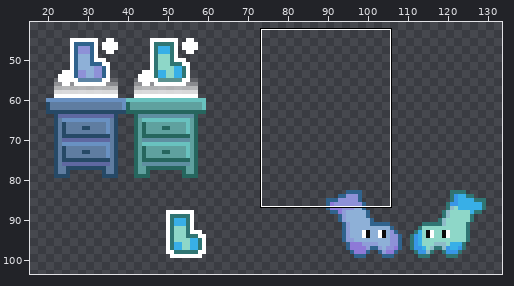
Two states of a pixel-art file, sprites/objects.aseprite. Above: a wide view before the commit, with the close-up outlined.
Close-up. The starting point:
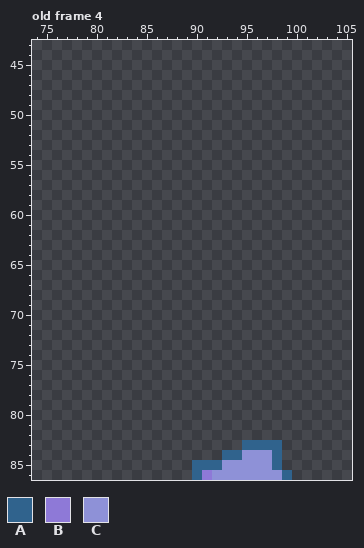
320x240 pixels, 4 frames. Shown: old frame 4: x 74..105, y 43..86. The wide view leaves out empty margins. The commit also changed other frames or places, which this record leaves out.
Visible layers, top first: "Layer 2", "Layer 3", "Layer 1".
Palette (. is transparent): A #30638d  B #8e79d7  C #8e91d7
Pixels before, old frame 4, first column x 90:
83 .....AAAA.
84 ...AACCCA.
85 AAACCCCCA.
86 ABCCCCCCCA
And afterwards:
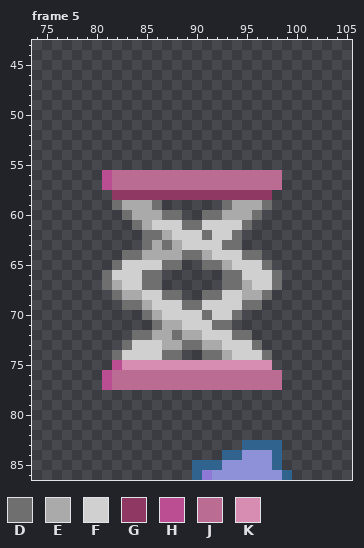
Colours new in this view: D #6f6f6f  E #aaaaaa  F #d0d0d0  G #903864  H #bb4e93  J #bb6c93  K #d78cb1
A new or re-ordered frame is compared with the old frame closest to it.
Difference:
frames 4 -> 5
Frame 5 is new; against old frame 4, layer "Layer 1":
Colour D now appears in row 59 at x 82, 86, 93 and 97; in row 60 at x 83, 87 to 88, 91 to 92 and 96; in row 61 at x 84, 89 to 90 and 95; in row 62 at x 85 to 86, 91 and 94; in row 63 at x 85, 87 and 93 to 94; in row 64 at x 83 to 84, 89 to 90 and 95 to 96.
Colour D now appears in row 65 at x 82, 87 to 88, 91 to 92 and 97; in rows 66 to 67 at x 81, 85 to 86, 93 to 94 and 98; in row 68 at x 82, 87 to 88, 91 to 92 and 97; in row 69 at x 83 to 84, 89 to 90 and 95 to 96; in row 70 at x 85, 91 and 94; in row 71 at x 86 and 92 to 93.
Colour D now appears in row 72 at x 84 to 85, 88 and 94 to 95; in row 73 at x 83, 89 to 90 and 96; in row 74 at x 82, 87 to 88, 91 to 92 and 97.
Colour E now appears in row 59 at x 83 to 85 and 94 to 96; in row 60 at x 84 to 86 and 93 to 95; in row 61 at x 85; in row 62 at x 87; in row 63 at x 86 and 88; in row 64 at x 85 to 88 and 91.
Colour E now appears in row 65 at x 93; in row 67 at x 82 and 95; in row 68 at x 83 to 84 and 95 to 96; in row 69 at x 85; in row 70 at x 86; in row 71 at x 87 to 88.
Colour E now appears in row 72 at x 86 to 87 and 89 to 90; in row 73 at x 87 to 88 and 91 to 92; in row 74 at x 93.
Colour F now appears in row 61 at x 86 to 88 and 91 to 94; in row 62 at x 88 to 90 and 92 to 93; in row 63 at x 89 to 92; in row 64 at x 92 to 94; in row 65 at x 83 to 86 and 94 to 96; in row 66 at x 82 to 84 and 95 to 97.
Colour F now appears in row 67 at x 83 to 84 and 96 to 97; in row 68 at x 85 to 86 and 93 to 94; in row 69 at x 86 to 88 and 91 to 94; in row 70 at x 87 to 90 and 92 to 93; in row 71 at x 89 to 91; in row 72 at x 91 to 93.
Colour F now appears in row 73 at x 84 to 86 and 93 to 95; in row 74 at x 83 to 86 and 94 to 96.
Colour G now appears in row 58 at x 82 to 97.
Colour H now appears in rows 56 to 57 at x 81; in row 75 at x 82; in rows 76 to 77 at x 81.
Colour J now appears in rows 56 to 57 at x 82 to 98; in rows 76 to 77 at x 82 to 98.
Colour K now appears in row 75 at x 83 to 97.
Where, in picture pixels (left, top, right, bottom), the same in both close-ups:
added: (102, 170, 282, 390)
